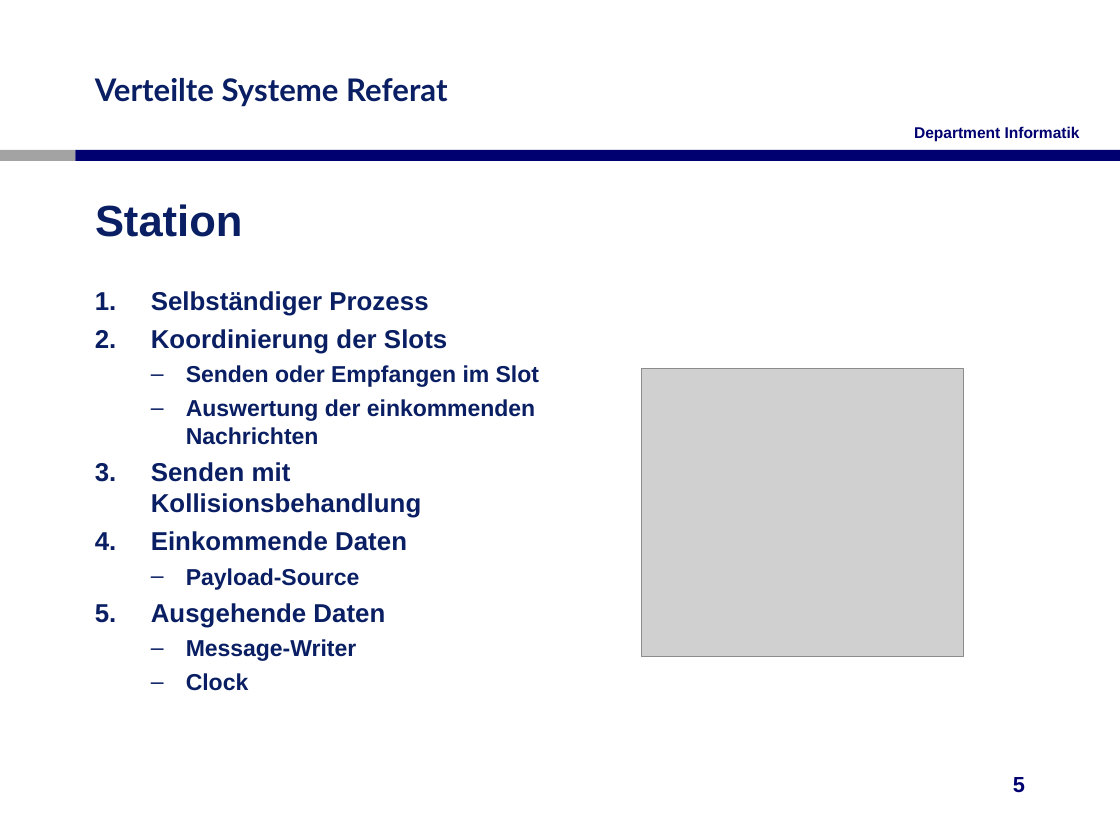
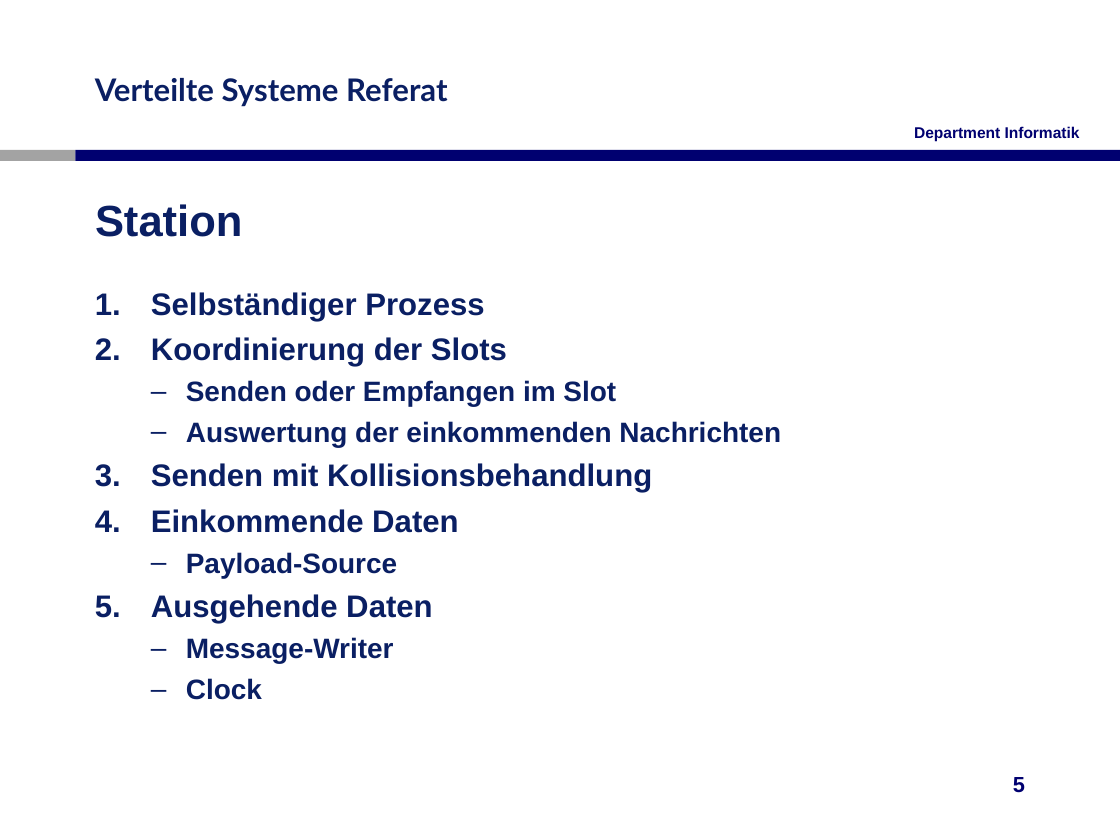
Before and after one commit to meandor/vs2017, a slide deck: slide 5 of exercise3/doc/präsentation.ppt. Drawn at 1120x840 pixels with LibreOffice and Linux fonts; fonts in the diff are those of the drawing; grey boxes stand for pictures; background and template pictures are left out. Boxes give left, top, right and bottom in pixels: in the first picture for what was removed or moved away, otherwise in the second. Text is boxed around its words. In the diff, an @@ line names an element or a change of style, - is before the commit and + after.

```diff
--- a/exercise3/doc/präsentation.ppt
+++ b/exercise3/doc/präsentation.ppt
@@ text "Selbständiger Prozess" at [151,292,781,700]: size 16.6 to 20 pt in "Selbständiger Prozess", "Koordinierung der Slots", "Senden mit Kollisionsbehandlung", "Einkommende Daten" and 1 more places; size 14.8 to 18 pt in "Senden oder Empfangen im Slot", "Auswertung der einkommenden Nachrichten", "Payload-Source", "Message-Writer" and 1 more places @@
@@ picture removed at [642,368,963,656] @@
```
Also in this commit, not shown: 2 other slides changed, 3 other files.
